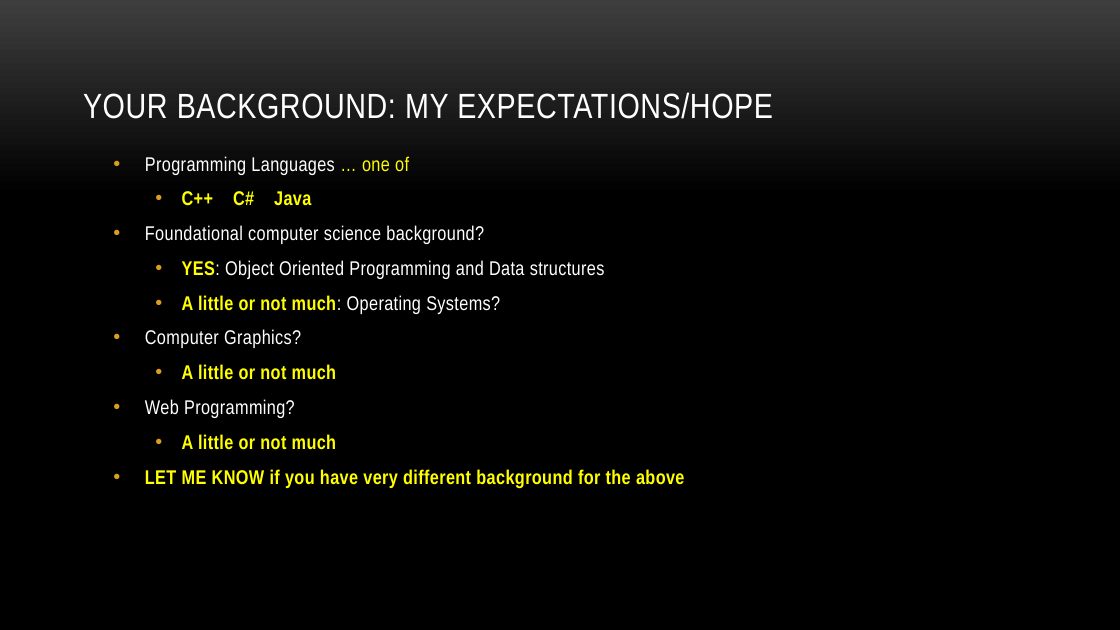
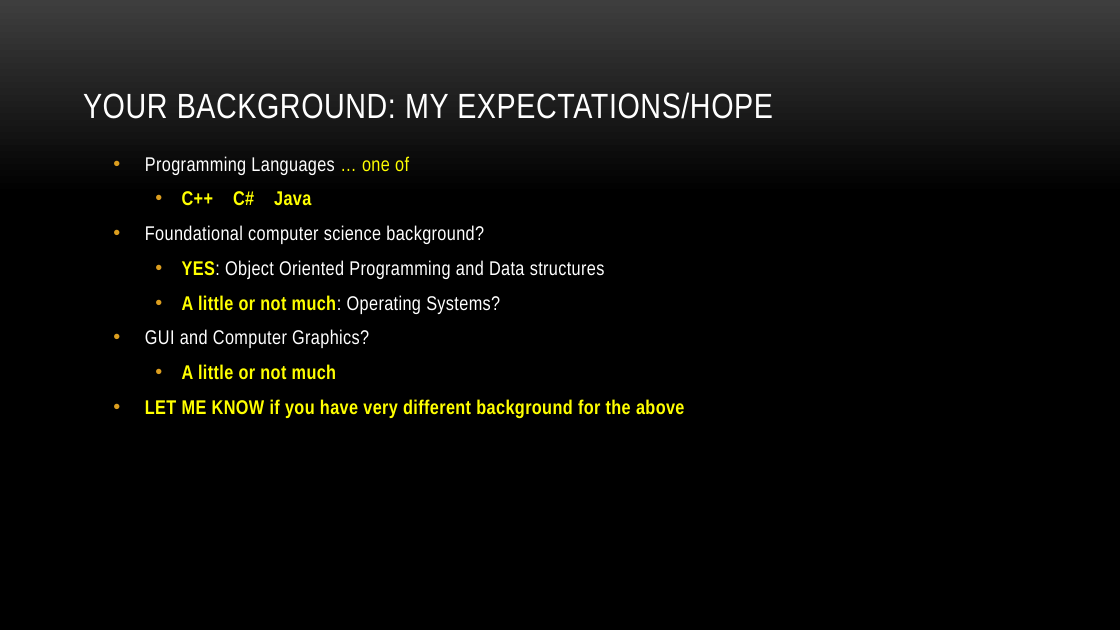
Before and after one commit to myuwbclasses/IntroGameDevelopment, a slide deck: slide 9 of PPT/Intro.pptx. Drawn at 1120x630 pixels with LibreOffice and Linux fonts; fonts in the diff are those of the drawing; background and template pictures are left out. Boxes give left, top, right and bottom in pixels: in the first picture for what was removed or moved away, otherwise in the second. Text is boxed around its words. In the diff, an @@ line names an element or a change of style, - is before the commit and + after.

```diff
--- a/PPT/Intro.pptx
+++ b/PPT/Intro.pptx
@@ text at (x1=145, y1=329, x2=369, y2=348): text changed @@
-• Computer Graphics?
-  • A little or not much
-• Web Programming?
+• GUI and Computer Graphics?
```
Also in this commit, not shown: 9 other slides changed.
